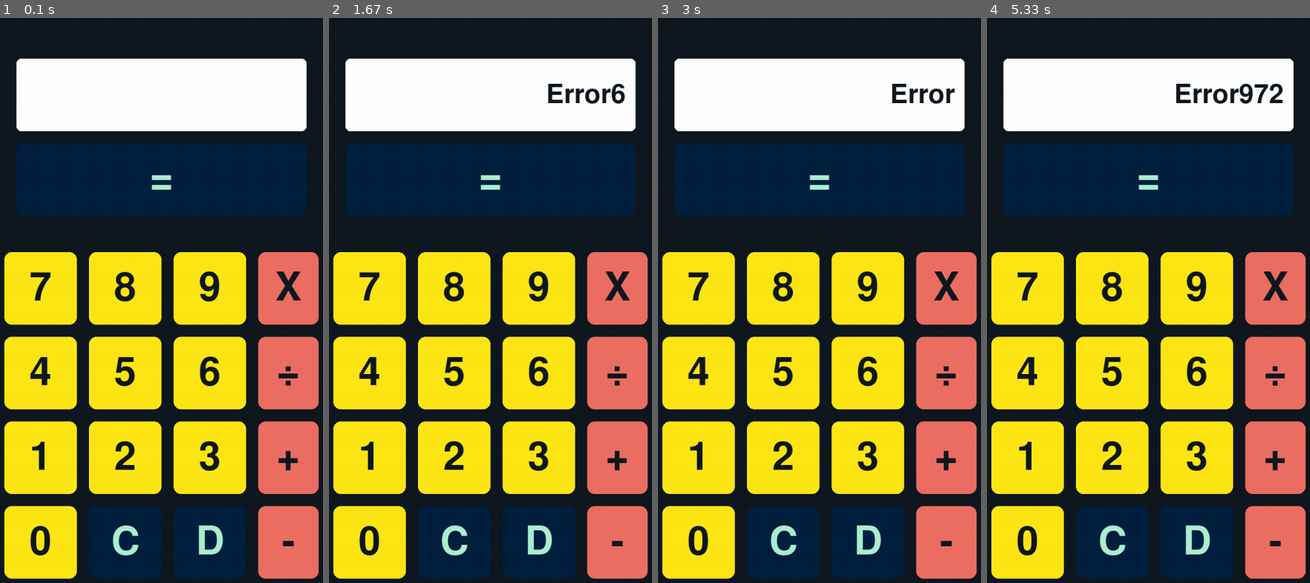
Above: before the commit, frames 1-4 (left to right).
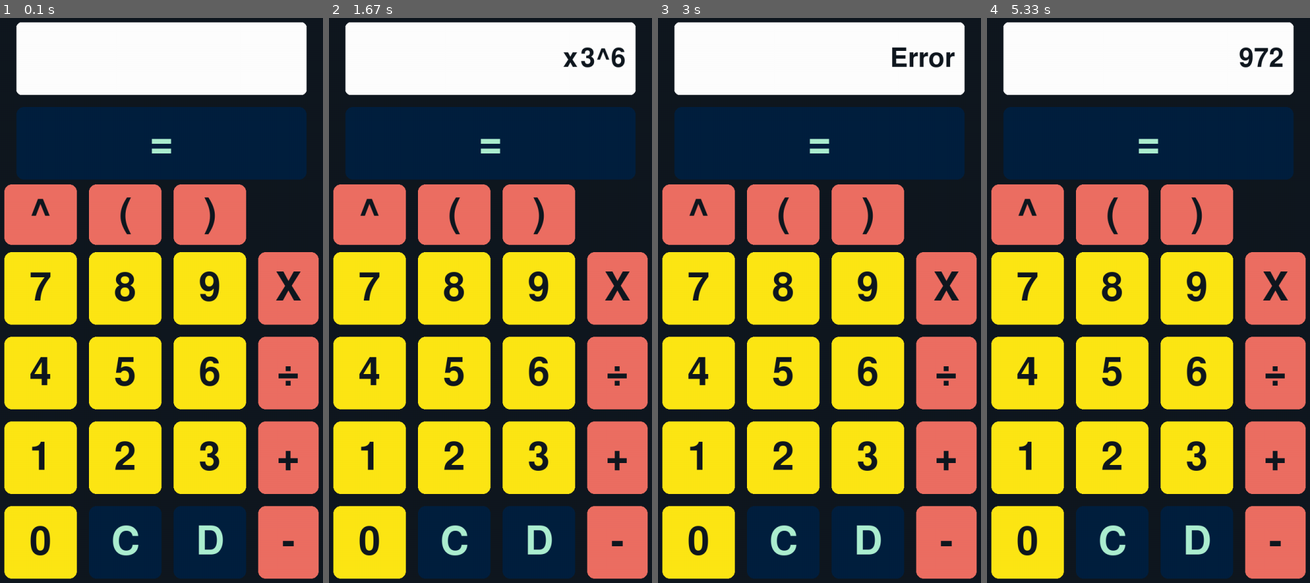
Above: after the commit, the same moments.

Repository: PreshandPow/pygame-calculator
Game: pygame game, started from main.py
Two runs of this game, one before a commit and one after it. Both use one fixed random seed, a clock stepped at 60 frames per second and the inputs below.
Inputs (mouse positions are in pixels of both pictures, inside the frame that each line leads up to):
- Up to frame 1 (0.1 s): no input
- Up to frame 2 (1.67 s): click (600, 283) at 0.38 s; click (522, 430) at 0.72 s; click (387, 215) at 1.05 s; click (529, 351) at 1.38 s
- Up to frame 3 (3 s): click "=" at 1.72 s; click (803, 453) at 2.05 s; click (809, 204) at 2.38 s; click (764, 108) at 2.72 s
- Up to frame 4 (5.33 s): click (1019, 170) at 3.05 s; click (1255, 289) at 3.38 s; click (1219, 198) at 3.72 s; click (1226, 159) at 4.05 s; click (1161, 277) at 4.38 s; click (1048, 266) at 4.72 s; click (1096, 470) at 5.05 s

The runs differ from the first frame. In frame 1, 23% of the frame differs, in the area x 1-96%, y 0-41%; in frame 2, 23%; in frame 3, 23%; in frame 4, 23%.

Commit message:
pushed more features like brackets, changed evaluation so it uses RPN tio handle expression calculations now and can handle simple precedence. Also implemented some small bug fixes like as soon as new calculation starts previous display is cleared and ready instead of user needing to do so manually.

Diff:
--- a/main.py
+++ b/main.py
@@ -1,4 +1,4 @@
-import pygame, math
+import pygame, math, time
 
 pygame.init()
 pygame.font.init()  # Make sure to initialize the font module
@@ -30,6 +30,9 @@
         self.__surface = surface
         self.__width = 700
         self.__height = 1200
+        self.__state = False
+        self.__precedence = {'^': 3, '/': 2, '*': 2, '+': 1, '-': 1}
+        self.__operators = ['(', ')', '+', '-', '*', '/', '^']
         self.__vividYellow = '#FEE715'
         self.__richBlack = '#101820'
         self.__salmonRed = '#ED6F63'
@@ -41,7 +44,7 @@
         self.createButtons()
 
         # Display box for calculator input/output
-        self.__displayBox = pygame.Rect(50, 100, 600, 150)
+        self.__displayBox = pygame.Rect(50, 25, 600, 150)
         self.__displayText = ""
         self.__displayFont = pygame.font.Font('LEMONMILK-Medium.otf', 80)
 
@@ -72,20 +75,26 @@
 
             # Operators
             {'text': 'X', 'rect': (550, 500, 125, 150), 'color': self.__salmonRed,
-             'action': lambda: self.handle_input('*')},
+             'action': lambda: self.handle_input('x')},
             {'text': '÷', 'rect': (550, 675, 125, 150), 'color': self.__salmonRed,
-             'action': lambda: self.handle_input('/')},
+             'action': lambda: self.handle_input('÷')},
             {'text': '+', 'rect': (550, 850, 125, 150), 'color': self.__salmonRed,
              'action': lambda: self.handle_input('+')},
             {'text': '-', 'rect': (550, 1025, 125, 150), 'color': self.__salmonRed,
              'action': lambda: self.handle_input('-')},
+            {'text': '(', 'rect': (200, 360, 150, 125), 'color': self.__salmonRed,
+             'action': lambda: self.handle_input('(')},
+            {'text': ')', 'rect': (375, 360, 150, 125), 'color': self.__salmonRed,
+             'action': lambda: self.handle_input(')')},
+            {'text': '^', 'rect': (25, 360, 150, 125), 'color': self.__salmonRed,
+             'action': lambda: self.handle_input('^')},
 
             # Utility
             {'text': 'C', 'rect': (200, 1025, 150, 150), 'color': self.__deepNavy, 'text_color': self.__paleAqua,
              'action': self.clear_display},
             {'text': 'D', 'rect': (375, 1025, 150, 150), 'color': self.__deepNavy, 'text_color': self.__paleAqua,
              'action': self.delete_char},
-            {'text': '=', 'rect': (50, 275, 600, 150), 'color': self.__deepNavy, 'text_color': self.__paleAqua,
+            {'text': '=', 'rect': (50, 200, 600, 150), 'color': self.__deepNavy, 'text_color': self.__paleAqua,
              'action': self.evaluate_expression},
         ]
 
@@ -101,6 +110,10 @@
             ))
 
     def handle_input(self, value):
+        if self.__state:
+            self.clear_display()
+            self.__state = False
+
         self.__displayText += value
 
     def clear_display(self):
@@ -110,11 +123,112 @@
         self.__displayText = self.__displayText[:-1]
 
     def evaluate_expression(self):
+
         try:
-            result = str(eval(self.__displayText))
-            self.__displayText = result
+            result = self.__displayText
+            expression = self.tokenize(result)
+            self.clear_display()
+            RPNExpression = self.convertToRpn(expression)
+            rpnCalculation = self.calculateRpn(RPNExpression)
+            self.__displayText = str(rpnCalculation)
+            self.__state = True
+
         except:
             self.__displayText = "Error"
+            self.__state = True
+
+    def convertToRpn(self, expression):
+        inputInRpn = []
+        operators = []
+
+        for token in expression:
+            if token.isdigit():
+                inputInRpn.append(token)
+
+            elif token == '(':
+                operators.append(token)
+
+            elif token == ')':
+                while operators and operators[-1] != '(':
+                    inputInRpn.append(operators.pop())
+
+                if operators and operators[-1] == '(':
+                    operators.pop()
+                else:
+                    raise ValueError("Mismatched parentheses")
+
+            elif token in self.__operators:
+                while operators and operators[-1] != '(' and self.__precedence[operators[-1]] >= self.__precedence[
+                    token]:
+                    inputInRpn.append(operators.pop())
+                operators.append(token)
+
+        while operators:
+            op = operators.pop()
+            if op == '(':
+                raise ValueError("Mismatched parentheses")
+            inputInRpn.append(op)
+
+
+        print(inputInRpn)
+        return inputInRpn
+
+    def calculateRpn(self, RPNExpression):
+        operand = []
+        operator = []
+
+        for i in RPNExpression:
+            if i.isdigit():
+                operand.append(float(i))
+
+            elif i in self.__operators:
+                number2 = operand.pop()
+                number1 = operand.pop()
+
+                if i == '+':
+                    operand.append(number1 + number2)
+
+                if i == '-':
+                    operand.append(number1 - number2)
+
+                if i == '/':
+                    operand.append(number1 / number2)
+
+                if i == '*':
+                    operand.append(number1 * number2)
+
+                if i == '^':
+                    operand.append(number1 ** number2)
+
+                operator.append(i)
+
+        return operand[0]
+
+    def tokenize(self, result):
+        tokens = []
+        i = 0
+        while i < len(result):
+            char = result[i]
+            if char == 'x':
+                char = '*'
+            if char == '÷':
+                char = '/'
+            if char.isdigit():
+                numString = ''
+                while i < len(result) and result[i].isdigit():
+                    numString += result[i]
+                    i += 1
+                tokens.append(numString)
+
+            elif char in self.__operators:
+                tokens.append(char)
+                i += 1
+
+            else:
+                i += 1
+
+        return tokens
+
 
     def draw(self):
         self.__surface.fill(self.__richBlack)
